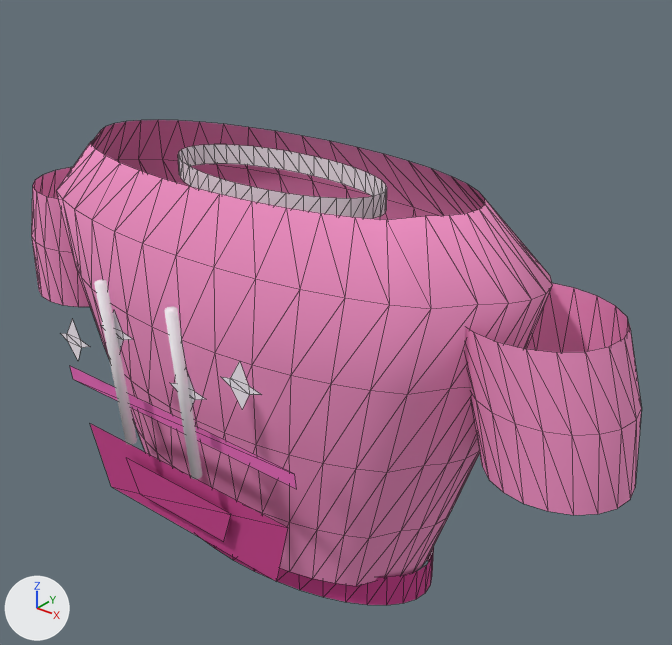
The glTF model public/assets/models/clothing/hoodie-pink.glb as it was, and as the next commit left it.
The view is the same before and after, from a 50 mm camera at (0.711, -0.778, 1.679) aimed at (0.072, 0.02, 1.184). The lights are fixed; the arrows at lower left show +X, +Y and +Z. The first picture is the older version. Mesh edges are drawn as thin lines on the coarser meshes. Vertices at exactly the same position are counted once.

In view in the first picture: 'hoodie_pink_chest_stripe', 'hoodie_pink_clean_waist_band', 'hoodie_pink_drawcord', 'hoodie_pink_drawcord.001', 'hoodie_pink_kangaroo_pocket', 'hoodie_pink_short_sleeve_l', 'hoodie_pink_short_sleeve_r', 'hoodie_pink_smooth_body', 'hoodie_pink_soft_collar', 'hoodie_pink_star_0', 'hoodie_pink_star_2' and 2 more.
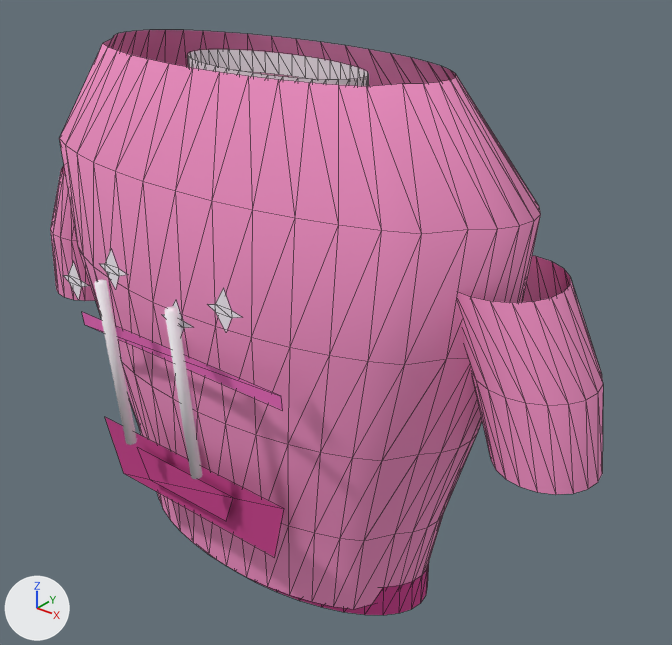
Commit message: Improve pink hoodie coverage and sleeves

Where the change shows, as pixel boxes [x1, y1, x2, y2] in the pictures (672 x 645 px):
'hoodie_pink_smooth_body', reshaped (24% taller)
    before: [56, 120, 553, 586]
    after: [59, 30, 541, 609]
'hoodie_pink_short_sleeve_r', reshaped (19% narrower)
    before: [465, 283, 642, 515]
    after: [459, 256, 603, 495]
'hoodie_pink_kangaroo_pocket', moved, rescaled (10% narrower, 11% shorter)
    before: [90, 424, 288, 581]
    after: [105, 417, 284, 557]
'hoodie_pink_soft_collar', moved, rescaled
    before: [178, 144, 387, 219]
    after: [188, 49, 369, 86]
'hoodie_pink_short_sleeve_l', reshaped
    before: [31, 167, 90, 307]
    after: [50, 166, 95, 301]
'hoodie_pink_chest_stripe', reshaped (11% narrower, 20% shorter)
    before: [70, 366, 297, 489]
    after: [82, 312, 283, 410]
'hoodie_pink_clean_waist_band', moved, rescaled
    before: [201, 538, 434, 605]
    after: [234, 563, 429, 615]
'hoodie_pink_star_0', moved, rescaled (10% narrower)
    before: [61, 319, 90, 360]
    after: [63, 261, 89, 300]
'hoodie_pink_star_2', moved, rescaled
    before: [170, 373, 205, 406]
    after: [162, 300, 193, 335]

Diff of the bpy script that builds the scene:
```diff
--- a/public/assets/models/clothing/hoodie-pink.glb.py
+++ b/public/assets/models/clothing/hoodie-pink.glb.py
@@ me_hoodie_pink_chest_stripe_mesh @@
-me_hoodie_pink_chest_stripe_mesh.from_pydata(...)  # 4 vertices, 2 faces; spans x -0.185..0.185, y -0.188..-0.186, z 1.105..1.125
-me_hoodie_pink_chest_stripe_mesh.vertices[0].co = (-0.185, -0.186, 1.105)  # pixel (73, 379)
-me_hoodie_pink_chest_stripe_mesh.vertices[1].co = (0.185, -0.186, 1.105)  # pixel (296, 489)
-me_hoodie_pink_chest_stripe_mesh.vertices[2].co = (0.185, -0.188, 1.125)  # pixel (294, 474)
-me_hoodie_pink_chest_stripe_mesh.vertices[3].co = (-0.185, -0.188, 1.125)  # pixel (69, 365)
+me_hoodie_pink_chest_stripe_mesh.from_pydata(...)  # 4 vertices, 2 faces; spans x -0.16..0.16, y -0.178..-0.176, z 1.185..1.203
+# me_hoodie_pink_chest_stripe_mesh part 1
+me_hoodie_pink_chest_stripe_mesh.vertices[0].co = (-0.16, -0.176, 1.185)  # pixel (84, 324)
+me_hoodie_pink_chest_stripe_mesh.vertices[1].co = (0.16, -0.176, 1.185)  # pixel (282, 410)
+me_hoodie_pink_chest_stripe_mesh.vertices[2].co = (0.16, -0.178, 1.203)  # pixel (281, 396)
+me_hoodie_pink_chest_stripe_mesh.vertices[3].co = (-0.16, -0.178, 1.203)  # pixel (81, 311)
 me_hoodie_pink_chest_stripe_mesh.materials.append(mat_hoodie_neon_chest_print)
@@ me_hoodie_pink_clean_waist_band_mesh @@
-me_hoodie_pink_clean_waist_band_mesh.from_pydata(...)  # 80 vertices, 80 faces; spans x -0.232..0.232, y -0.106..0.106, z 0.863..0.908
+me_hoodie_pink_clean_waist_band_mesh.from_pydata(...)  # 80 vertices, 80 faces; spans x -0.226..0.226, y -0.104..0.104, z 0.843..0.888
+# me_hoodie_pink_clean_waist_band_mesh part 2: the whole mesh is scaled about its middle by (0.974, 0.981, 1), then moved by (0.0, 0.0, -0.02)
 me_hoodie_pink_clean_waist_band_mesh.materials.append(mat_hoodie_pink_rib)
@@ me_hoodie_pink_kangaroo_pocket_mesh @@
-me_hoodie_pink_kangaroo_pocket_mesh.from_pydata(...)  # 8 vertices, 4 faces; spans x -0.168..0.168, y -0.19..-0.178, z 0.955..1.045
+me_hoodie_pink_kangaroo_pocket_mesh.from_pydata(...)  # 8 vertices, 4 faces; spans x -0.152..0.152, y -0.178..-0.166, z 0.975..1.055
+# me_hoodie_pink_kangaroo_pocket_mesh part 3: the whole mesh is scaled about its middle by (0.907, 1, 0.887), then moved by (0.0, 0.012, 0.015)
 me_hoodie_pink_kangaroo_pocket_mesh.materials.append(mat_hoodie_pink_rib)
@@ me_hoodie_pink_short_sleeve_l_mesh @@
-me_hoodie_pink_short_sleeve_l_mesh.from_pydata(...)  # 60 vertices, 80 faces; spans x -0.465..-0.255, y -0.082..0.078, z 1.115..1.285
+me_hoodie_pink_short_sleeve_l_mesh.from_pydata(...)  # 60 vertices, 80 faces; spans x -0.43..-0.24, y -0.068..0.064, z 1.12..1.315
+# me_hoodie_pink_short_sleeve_l_mesh part 4: 60 of 60 vertices moved; they spanned x -0.465..-0.255, y -0.082..0.078, z 1.115..1.285 and now span x -0.43..-0.24, y -0.068..0.064, z 1.12..1.315; mean shift (0.024, 0.0, 0.017)
 me_hoodie_pink_short_sleeve_l_mesh.materials.append(mat_hoodie_pink_smooth_fabric)
@@ me_hoodie_pink_short_sleeve_r_mesh @@
-me_hoodie_pink_short_sleeve_r_mesh.from_pydata(...)  # 60 vertices, 80 faces; spans x 0.255..0.465, y -0.082..0.078, z 1.115..1.285
+me_hoodie_pink_short_sleeve_r_mesh.from_pydata(...)  # 60 vertices, 80 faces; spans x 0.24..0.43, y -0.068..0.064, z 1.12..1.315
+# me_hoodie_pink_short_sleeve_r_mesh part 5: 60 of 60 vertices moved; they spanned x 0.255..0.465, y -0.082..0.078, z 1.115..1.285 and now span x 0.24..0.43, y -0.068..0.064, z 1.12..1.315; mean shift (-0.024, 0.0, 0.017)
 me_hoodie_pink_short_sleeve_r_mesh.materials.append(mat_hoodie_pink_smooth_fabric)
@@ me_hoodie_pink_smooth_body_mesh @@
-me_hoodie_pink_smooth_body_mesh.from_pydata(...)  # 240 vertices, 400 faces; spans x -0.354..0.354, y -0.164..0.138, z 0.9..1.38
+me_hoodie_pink_smooth_body_mesh.from_pydata(...)  # 240 vertices, 400 faces; spans x -0.334..0.334, y -0.16..0.134, z 0.86..1.5
+# me_hoodie_pink_smooth_body_mesh part 6: 240 of 240 vertices moved; they spanned x -0.354..0.354, y -0.164..0.138, z 0.9..1.38 and now span x -0.334..0.334, y -0.16..0.134, z 0.86..1.5; mean shift (0.0, 0.0, 0.03)
 me_hoodie_pink_smooth_body_mesh.materials.append(mat_hoodie_pink_smooth_fabric)
@@ me_hoodie_pink_soft_collar_mesh @@
-me_hoodie_pink_soft_collar_mesh.from_pydata(...)  # 80 vertices, 80 faces; spans x -0.15..0.15, y -0.068..0.068, z 1.343..1.368
+me_hoodie_pink_soft_collar_mesh.from_pydata(...)  # 80 vertices, 80 faces; spans x -0.125..0.125, y -0.054..0.054, z 1.463..1.488
+# me_hoodie_pink_soft_collar_mesh part 7: the whole mesh is scaled about its middle by (0.833, 0.794, 1), then moved by (0.0, 0.0, 0.12)
 me_hoodie_pink_soft_collar_mesh.materials.append(mat_hoodie_white_trim)
@@ me_hoodie_pink_star_0_mesh @@
-me_hoodie_pink_star_0_mesh.from_pydata(...)  # 8 vertices, 6 faces; spans x -0.163..-0.107, y -0.211..-0.209, z 1.157..1.213
+me_hoodie_pink_star_0_mesh.from_pydata(...)  # 8 vertices, 6 faces; spans x -0.142..-0.094, y -0.211..-0.209, z 1.241..1.289
+# me_hoodie_pink_star_0_mesh part 8: the whole mesh is scaled about its middle by (0.857, 1, 0.857), then moved by (0.017, 0.0, 0.08)
 me_hoodie_pink_star_0_mesh.materials.append(mat_hoodie_pearl_star_print)
@@ me_hoodie_pink_star_2_mesh @@
-me_hoodie_pink_star_2_mesh.from_pydata(...)  # 8 vertices, 6 faces; spans x 0.027..0.083, y -0.211..-0.209, z 1.157..1.213
+me_hoodie_pink_star_2_mesh.from_pydata(...)  # 8 vertices, 6 faces; spans x 0.024..0.072, y -0.211..-0.209, z 1.241..1.289
+# me_hoodie_pink_star_2_mesh part 9: the whole mesh is scaled about its middle by (0.857, 1, 0.857), then moved by (-0.007, 0.0, 0.08)
 me_hoodie_pink_star_2_mesh.materials.append(mat_hoodie_pearl_star_print)
```
